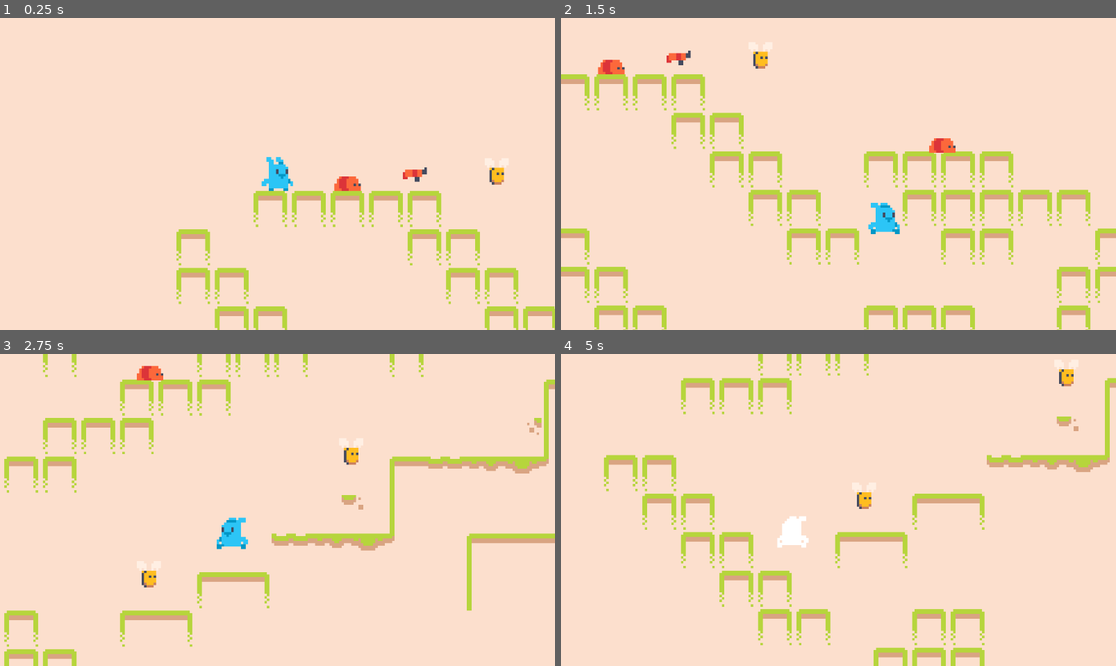
Above: before the commit, frames 1-4 (two rows, left to right).
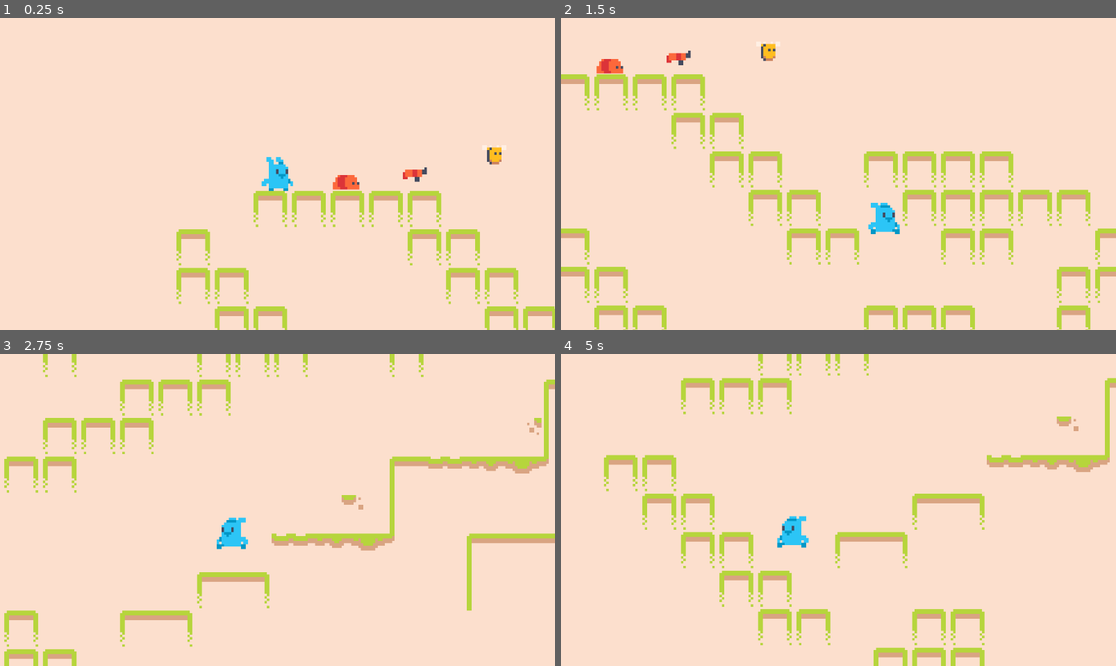
Above: after the commit, the same moments.

Repository: usagibryan/mega-bunny
Game: Godot game, scene res://scenes/game.tscn
Two runs of this game, one before a commit and one after it. Both use one fixed random seed, a clock stepped at 60 frames per second and the inputs below.
Inputs:
- Up to frame 1 (0.25 s): no input
- Up to frame 2 (1.5 s): hold Right (right) from 0.53 s (still down); tap Space (shoot) at 0.6, 1.35 s; tap Up (jump) at 0.77 s
- Up to frame 3 (2.75 s): tap Up (jump) at 1.52 s; release Right (right) at 2.03 s; hold Left (left) from 2.03 s (still down); tap Space (shoot) at 2.1 s
- Up to frame 4 (5 s): release Left (left) at 2.78 s; hold Right (right) 2.78-4.28 s; tap Space (shoot) at 2.85, 3.6, 4.35 s; tap Up (jump) at 3.02, 3.77, 4.52 s; hold Left (left) from 4.28 s (still down)

The runs differ from the first frame. In frame 1, 0.4% of the frame differs, in the area x 59-91%, y 41-56%; in frame 2, 0.5%; in frame 3, 0.5%; in frame 4, 0.7%, in the area x 38-93%, y 4-63%.

Commit message:
Add bee behavior markers and flip_h

Diff:
--- a/scenes/bee.gd
+++ b/scenes/bee.gd
@@ -1,16 +1,52 @@
 extends Area2D
 
 var health := 3
+
+# bee moves between both markers
+@export var marker1: Marker2D
+@export var marker2: Marker2D
+@export var speed = 25
+# @onready because there won't be a value until the scene has been added
+@onready var target = marker2
+# track if bee is moving forward or backward
+var forward := true
+# create player group so bee can track player
+@onready var player = get_tree().get_first_node_in_group('Player')
+@export var notice_radius := 80
+
+func _ready() -> void:
+	position = marker1.position
+
+func _process(delta):
+	check_death()
+	get_target()
+	# normalize so length of vector is always 1 and won't affect speed
+	position += (target.position - position).normalized() * speed * delta
+	flip_logic()
+
+func flip_logic():
+	$AnimatedSprite2D.flip_h = not forward
+	# bee will always face the player if close enough
+	if position.distance_to(player.position) < notice_radius:
+		$AnimatedSprite2D.flip_h = position.x > player.position.x
+
+func get_target():
+	if forward and position.distance_to(marker2.position) < 10 or\
+		not forward and position.distance_to(marker1.position) < 10:
+			forward = not forward
+	if position.distance_to(player.position) < notice_radius:
+		target = player
+	elif forward:
+		target = marker2
+	else:
+		target = marker1
 
 func _on_area_entered(area: Area2D) -> void:
 	health -= 1
 	area.queue_free()
 	var tween = create_tween()
-	tween.tween_property($Sprite2D, "material:shader_parameter/amount", 1.0, 0.0)
-	tween.tween_property($Sprite2D, "material:shader_parameter/amount", 0.0, 0.1).set_delay(0.2)
-
-func _process(_delta):
-	check_death()
+	tween.tween_property($AnimatedSprite2D, "material:shader_parameter/amount", 1.0, 0.0)
+	tween.tween_property($AnimatedSprite2D, "material:shader_parameter/amount", 0.0, 0.1).set_delay(0.2)
 
 func check_death():
 	if health <= 0:
--- a/scenes/bee.tscn
+++ b/scenes/bee.tscn
@@ -1,29 +1,46 @@
-[gd_scene load_steps=6 format=3 uid="uid://cfmxa6eijjf4k"]
+[gd_scene load_steps=8 format=3 uid="uid://cfmxa6eijjf4k"]
 
 [ext_resource type="Script" path="res://scenes/bee.gd" id="1_8d5f0"]
 [ext_resource type="Texture2D" uid="uid://c8vfbu3ssml0d" path="res://graphics/Enemies/bee/0.png" id="1_88hgn"]
 [ext_resource type="Shader" path="res://scenes/flicker.gdshader" id="2_kvly2"]
+[ext_resource type="Texture2D" uid="uid://ue3v2d7ue3ys" path="res://graphics/Enemies/bee/1.png" id="3_rqldx"]
 
-[sub_resource type="ShaderMaterial" id="ShaderMaterial_muwwg"]
+[sub_resource type="CapsuleShape2D" id="CapsuleShape2D_ew544"]
+radius = 3.0
+height = 12.0
+
+[sub_resource type="ShaderMaterial" id="ShaderMaterial_4e0aj"]
 shader = ExtResource("2_kvly2")
 shader_parameter/color = Color(1, 1, 1, 1)
 shader_parameter/amount = 0.0
 
-[sub_resource type="CapsuleShape2D" id="CapsuleShape2D_ew544"]
-radius = 3.0
-height = 12.0
+[sub_resource type="SpriteFrames" id="SpriteFrames_wpq4v"]
+animations = [{
+"frames": [{
+"duration": 1.0,
+"texture": ExtResource("1_88hgn")
+}, {
+"duration": 1.0,
+"texture": ExtResource("3_rqldx")
+}],
+"loop": true,
+"name": &"default",
+"speed": 5.0
+}]
 
 [node name="Bee" type="Area2D"]
 collision_layer = 4
 collision_mask = 19
 script = ExtResource("1_8d5f0")
 
-[node name="Sprite2D" type="Sprite2D" parent="."]
-material = SubResource("ShaderMaterial_muwwg")
-texture = ExtResource("1_88hgn")
-
 [node name="CollisionShape2D" type="CollisionShape2D" parent="."]
 shape = SubResource("CapsuleShape2D_ew544")
 
+[node name="AnimatedSprite2D" type="AnimatedSprite2D" parent="."]
+material = SubResource("ShaderMaterial_4e0aj")
+sprite_frames = SubResource("SpriteFrames_wpq4v")
+autoplay = "default"
+frame_progress = 0.308155
+
 [connection signal="area_entered" from="." to="." method="_on_area_entered"]
 [connection signal="body_entered" from="." to="." method="_on_body_entered"]
--- a/scenes/level.tscn
+++ b/scenes/level.tscn
@@ -71,96 +71,18 @@
 position = Vector2(27, 9)
 
 [node name="Enemies" type="Node2D" parent="."]
+position = Vector2(0, 1)
 
-[node name="Bee" parent="Enemies" instance=ExtResource("3_oixhb")]
-position = Vector2(118, 8)
+[node name="Bee" parent="Enemies" node_paths=PackedStringArray("marker1", "marker2") instance=ExtResource("3_oixhb")]
+position = Vector2(56, -6)
+marker1 = NodePath("../../BeePathPoints/Marker2D")
+marker2 = NodePath("../../BeePathPoints/Marker2D2")
 
 [node name="Worm" parent="Enemies" instance=ExtResource("5_bquj7")]
-position = Vector2(56.665, 12.5)
-
-[node name="Bee2" parent="Enemies" instance=ExtResource("3_oixhb")]
-position = Vector2(109, 225)
-
-[node name="Bee3" parent="Enemies" instance=ExtResource("3_oixhb")]
-position = Vector2(193, 174)
-
-[node name="Bee4" parent="Enemies" instance=ExtResource("3_oixhb")]
-position = Vector2(297, 129)
-
-[node name="Bee5" parent="Enemies" instance=ExtResource("3_oixhb")]
-position = Vector2(416, 215)
-
-[node name="Bee6" parent="Enemies" instance=ExtResource("3_oixhb")]
-position = Vector2(179, 336)
-
-[node name="Bee7" parent="Enemies" instance=ExtResource("3_oixhb")]
-position = Vector2(434, 115)
-
-[node name="Bee8" parent="Enemies" instance=ExtResource("3_oixhb")]
-position = Vector2(346, 66)
-
-[node name="Bee9" parent="Enemies" instance=ExtResource("3_oixhb")]
-position = Vector2(471, 368)
-
-[node name="Worm2" parent="Enemies" instance=ExtResource("5_bquj7")]
-position = Vector2(90, 541)
-
-[node name="Worm3" parent="Enemies" instance=ExtResource("5_bquj7")]
-position = Vector2(165, 541)
-
-[node name="Worm4" parent="Enemies" instance=ExtResource("5_bquj7")]
-position = Vector2(275, 477)
-
-[node name="Worm5" parent="Enemies" instance=ExtResource("5_bquj7")]
-position = Vector2(197, 429)
-
-[node name="Worm6" parent="Enemies" instance=ExtResource("5_bquj7")]
-position = Vector2(132, 397)
-
-[node name="Worm7" parent="Enemies" instance=ExtResource("5_bquj7")]
-position = Vector2(251, 269)
-
-[node name="Worm8" parent="Enemies" instance=ExtResource("5_bquj7")]
-position = Vector2(404, 381)
-
-[node name="Worm9" parent="Enemies" instance=ExtResource("5_bquj7")]
-position = Vector2(392, 269)
-
-[node name="Worm10" parent="Enemies" instance=ExtResource("5_bquj7")]
-position = Vector2(365, 125)
-
-[node name="Worm11" parent="Enemies" instance=ExtResource("5_bquj7")]
-position = Vector2(315, 77)
-
-[node name="Bee10" parent="Enemies" instance=ExtResource("3_oixhb")]
-position = Vector2(392, 581)
-
-[node name="Bee11" parent="Enemies" instance=ExtResource("3_oixhb")]
-position = Vector2(282, 611)
-
-[node name="Bee12" parent="Enemies" instance=ExtResource("3_oixhb")]
-position = Vector2(459, 491)
-
-[node name="Bee13" parent="Enemies" instance=ExtResource("3_oixhb")]
-position = Vector2(31, 337)
-
-[node name="Bee14" parent="Enemies" instance=ExtResource("3_oixhb")]
-position = Vector2(-25, 386)
-
-[node name="Worm12" parent="Enemies" instance=ExtResource("5_bquj7")]
-position = Vector2(110, 141)
-
-[node name="Worm13" parent="Enemies" instance=ExtResource("5_bquj7")]
-position = Vector2(194, 45)
+position = Vector2(56, 11)
 
 [node name="Gun" parent="Enemies" instance=ExtResource("5_kthhj")]
 position = Vector2(322, 200)
-
-[node name="Gun2" parent="Enemies" instance=ExtResource("5_kthhj")]
-position = Vector2(259, 424)
-
-[node name="Gun3" parent="Enemies" instance=ExtResource("5_kthhj")]
-position = Vector2(76, 585)
 
 [node name="Bullets" type="Node2D" parent="."]
 
@@ -169,4 +91,12 @@
 [node name="Gun" parent="Guns" instance=ExtResource("5_kthhj")]
 position = Vector2(84, 9)
 
+[node name="BeePathPoints" type="Node2D" parent="."]
+
+[node name="Marker2D" type="Marker2D" parent="BeePathPoints"]
+position = Vector2(111, 2)
+
+[node name="Marker2D2" type="Marker2D" parent="BeePathPoints"]
+position = Vector2(177, -20)
+
 [connection signal="shoot" from="Player" to="." method="_on_player_shoot"]
--- a/scenes/player.tscn
+++ b/scenes/player.tscn
@@ -74,7 +74,7 @@
 radius = 5.0
 height = 14.0
 
-[node name="Player" type="CharacterBody2D"]
+[node name="Player" type="CharacterBody2D" groups=["Player"]]
 collision_layer = 2
 collision_mask = 13
 script = ExtResource("1_w6t81")
